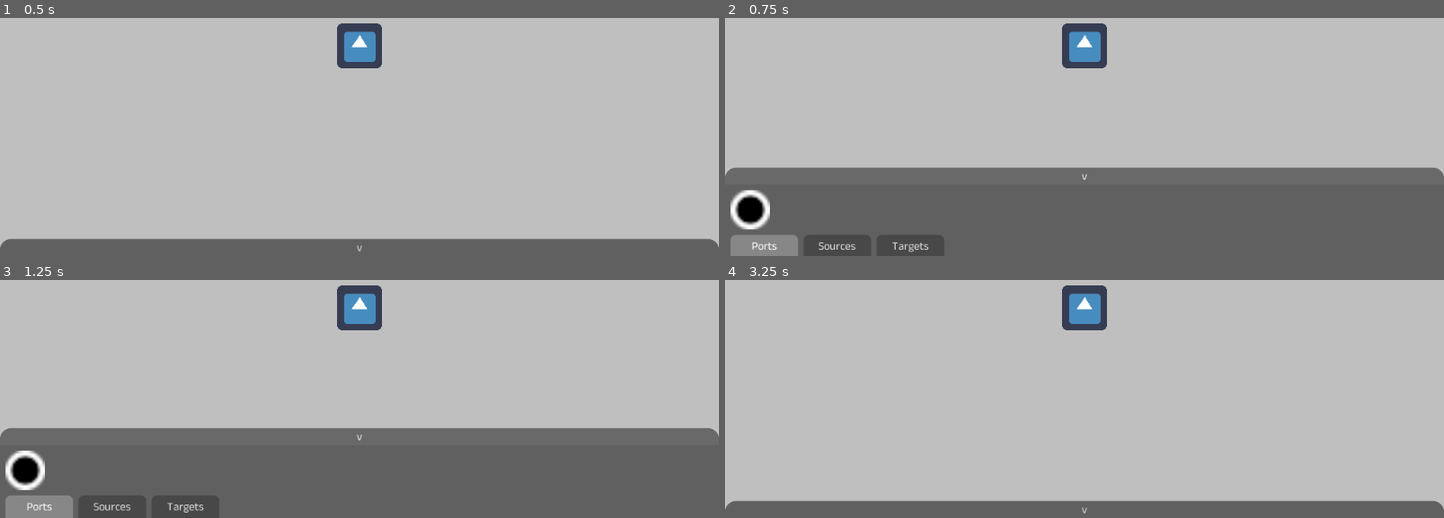
Above: before the commit, frames 1-4 (two rows, left to right).
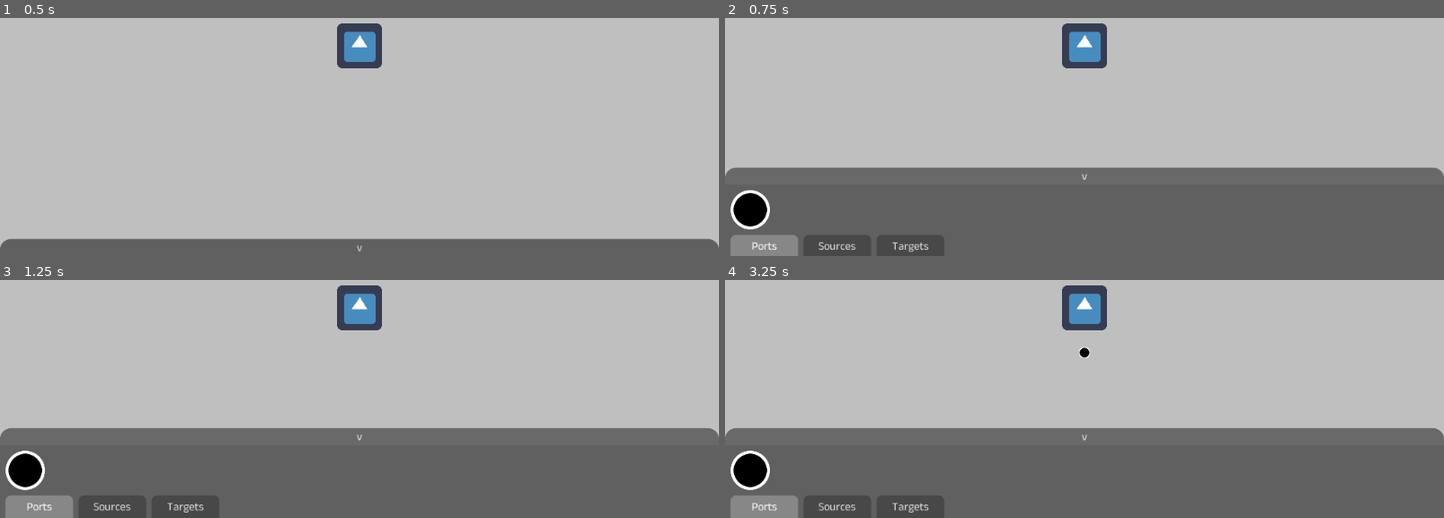
Above: after the commit, the same moments.

Repository: Totobird-Creations/Circuit-Simulator
Game: Godot game, scene res://main/game.tscn
Two runs of this game, one before a commit and one after it. Both use one fixed random seed, a clock stepped at 60 frames per second and the inputs below. The engine's default icon, where the game draws it, is replaced by a stand-in: a white triangle on a blue panel in a dark square.
Inputs (mouse positions are in pixels of both pictures, inside the frame that each line leads up to):
- Up to frame 1 (0.5 s): no input
- Up to frame 2 (0.75 s): click "v" at 0.5 s
- Up to frame 3 (1.25 s): no input
- Up to frame 4 (3.25 s): click (753, 470) at 1.25 s; click (1084, 308) at 2 s; click "v" at 2.75 s

Frame 1 is identical in both runs. In frame 2, 0.4% of the frame differs, in the area x 0-7%, y 72-90%; in frame 3, 0.4%; in frame 4, 31%, in the area x 0-100%, y 28-100%.

Commit message:
Savepoint;

Diff:
--- a/main/game.gd
+++ b/main/game.gd
@@ -2,7 +2,42 @@
 
 
 
-func add_pending_structure(scene : PackedScene):
+func add_pending_structure(instance : Structure):
 	$canvas/screen.visible = true
-	var instance := scene.instance()
 	$world/pending.add_child(instance)
+	instance.state = Structure.State.PENDING
+
+
+
+func _input(event : InputEvent) -> void:
+	if (event is InputEventMouseButton):
+		if (event.pressed):
+
+			if (event.button_index == BUTTON_LEFT):
+				for child in $world/pending.get_children():
+					$world/pending.remove_child(child)
+					$world/structures.add_child(child)
+					child.state = Structure.State.WORLD
+					child.unpending()
+				$canvas/screen.visible = false
+
+			elif (event.button_index == BUTTON_RIGHT):
+				for child in $world/pending.get_children():
+					child.queue_free()
+				$canvas/screen.visible = false
+
+			elif ($world/pending.get_child_count() > 0):
+				if (event.button_index == BUTTON_WHEEL_UP):
+					for child in $world/pending.get_children():
+						child.rotation -= PI / 2.0
+
+				elif (event.button_index == BUTTON_WHEEL_DOWN):
+					for child in $world/pending.get_children():
+						child.rotation += PI / 2.0
+
+			else:
+				if (event.button_index == BUTTON_WHEEL_UP):
+					$world/camera.target_zoom = clamp($world/camera.target_zoom - $world/camera.zoom_index, $world/camera.zoom_min, $world/camera.zoom_max)
+
+				elif (event.button_index == BUTTON_WHEEL_DOWN):
+					$world/camera.target_zoom = clamp($world/camera.target_zoom + $world/camera.zoom_index, $world/camera.zoom_min, $world/camera.zoom_max)
--- a/main/interface/build_item.gd
+++ b/main/interface/build_item.gd
@@ -21,5 +21,5 @@
 
 
 func pressed() -> void:
-	get_node("../../../../../../../").add_pending_structure(scene)
+	get_node("../../../../../../../").add_pending_structure(scene.instance())
 	get_node("../../../../../").toggle_build()
--- a/main/world/camera.gd
+++ b/main/world/camera.gd
@@ -24,10 +24,6 @@
 	if (event is InputEventMouseButton):
 		if (event.button_index == BUTTON_MIDDLE):
 			panning = event.pressed
-		elif (event.button_index == BUTTON_WHEEL_UP):
-			target_zoom = clamp(target_zoom - zoom_index, zoom_min, zoom_max)
-		elif (event.button_index == BUTTON_WHEEL_DOWN):
-			target_zoom = clamp(target_zoom + zoom_index, zoom_min, zoom_max)
 
 	elif (event is InputEventMouseMotion):
 		if (panning):
--- a/main/world/structure/port.gd
+++ b/main/world/structure/port.gd
@@ -1 +1,18 @@
 extends Structure
+class_name PortStructure
+
+
+
+func unpending() -> void:
+	for child in get_parent().get_children():
+		if (child != self && child.get_class() == get_class() && child.global_position.distance_to(global_position) <= 0.1):
+			if (state == State.LOCKED):
+				child.queue_free()
+			else:
+				queue_free()
+				break
+
+
+
+func get_class() -> String:
+	return "PortStructure"
--- a/main/world/structure/port.tscn
+++ b/main/world/structure/port.tscn
@@ -7,4 +7,5 @@
 script = ExtResource( 1 )
 
 [node name="sprite" type="Sprite" parent="."]
+scale = Vector2( 0.125, 0.125 )
 texture = ExtResource( 2 )
--- /dev/null
+++ b/main/world/structure/structure.gd
@@ -0,0 +1,52 @@
+extends Area2D
+class_name Structure
+
+
+
+const SNAP : float = 128.0
+
+enum State {
+	PENDING,
+	WORLD,
+	LOCKED
+}
+export(State) var state : int = State.PENDING
+
+
+
+func unpending() -> void:
+	for child in get_children():
+		if (child.has_method("unpending")):
+			child.unpending()
+
+
+
+func _physics_process(_delta : float) -> void:
+	match (state):
+		State.PENDING:
+			var mouse := get_global_mouse_position()
+			var pos   := Vector2(floor(mouse.x / SNAP), floor(mouse.y / SNAP)) * SNAP
+			if (get_class() == "PortStructure"):
+				pos      += Vector2(SNAP / 2.0, SNAP / 2.0)
+				var dist := -1.0
+				for offset in [
+					Vector2(-SNAP / 2.0, 0.0),
+					Vector2(SNAP / 2.0, 0.0),
+					Vector2(0.0, -SNAP / 2.0),
+					Vector2(0.0, SNAP / 2.0)
+				]:
+					var new_dist := mouse.distance_to(pos + offset)
+					if (dist < 0.0 || new_dist < dist):
+						dist            = new_dist
+						global_position = pos + offset
+			else:
+				global_position = pos + Vector2(SNAP / 2.0, SNAP / 2.0)
+			modulate.a = 0.5
+
+		State.WORLD:
+			modulate.a = 1.0
+
+
+
+func get_class() -> String:
+	return "Structure"
--- a/main/world/structure/strutcure.gd
+++ /dev/null
@@ -1,19 +0,0 @@
-extends Area2D
-class_name Structure
-
-
-
-enum State {
-	PENDING,
-	WORLD,
-	LOCKED
-}
-export(State) var state : int = State.PENDING
-
-
-
-func _physics_process(_delta : float) -> void:
-	match (state):
-		State.PENDING:
-			var mouse := get_global_mouse_position() / 128.0
-			global_position = Vector2(floor(mouse.x), floor(mouse.y)) * 128.0 + Vector2(64.0, 64.0)
--- a/project.godot
+++ b/project.godot
@@ -9,12 +9,18 @@
 config_version=4
 
 _global_script_classes=[ {
+"base": "Structure",
+"class": "PortStructure",
+"language": "GDScript",
+"path": "res://main/world/structure/port.gd"
+}, {
 "base": "Area2D",
 "class": "Structure",
 "language": "GDScript",
-"path": "res://main/world/structure/strutcure.gd"
+"path": "res://main/world/structure/structure.gd"
 } ]
 _global_script_class_icons={
+"PortStructure": "",
 "Structure": ""
 }
 
Binary file changed: assets/texture/strutcure/port.png
Not shown, removed: assets/texture/strutcure/nuclear_plant.xcf
Not shown, added: assets/texture/strutcure/port.xcf
Not shown, removed: assets/texture/strutcure/solar_panel.xcf
